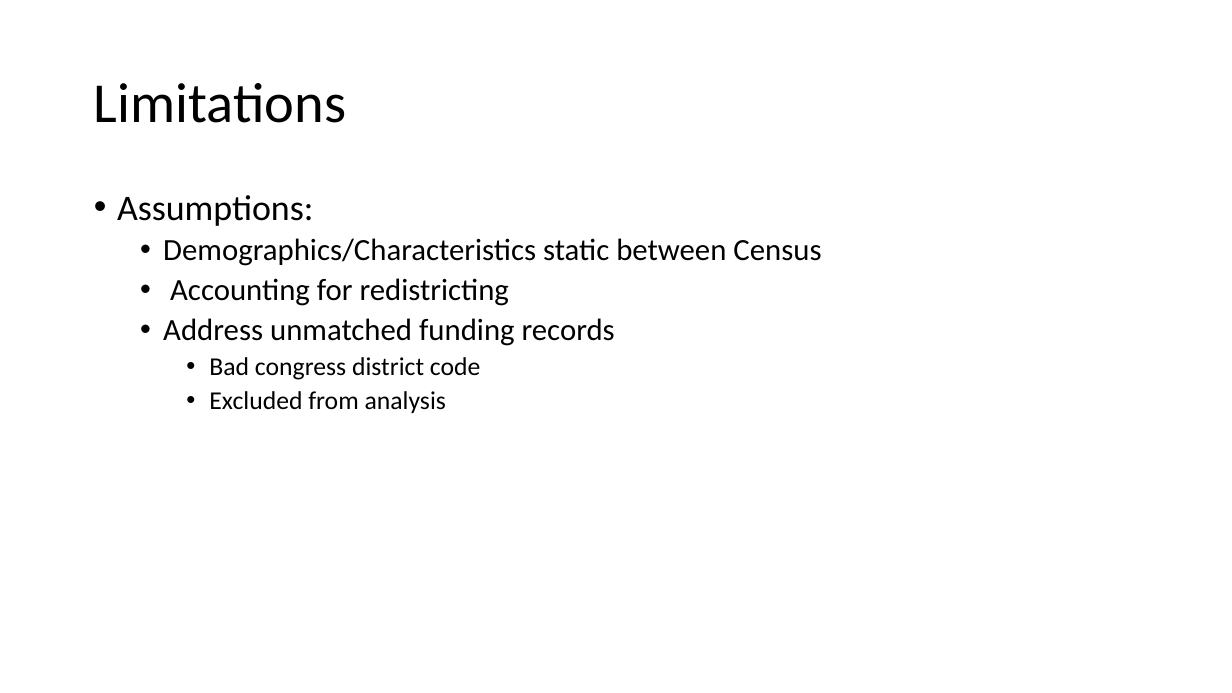
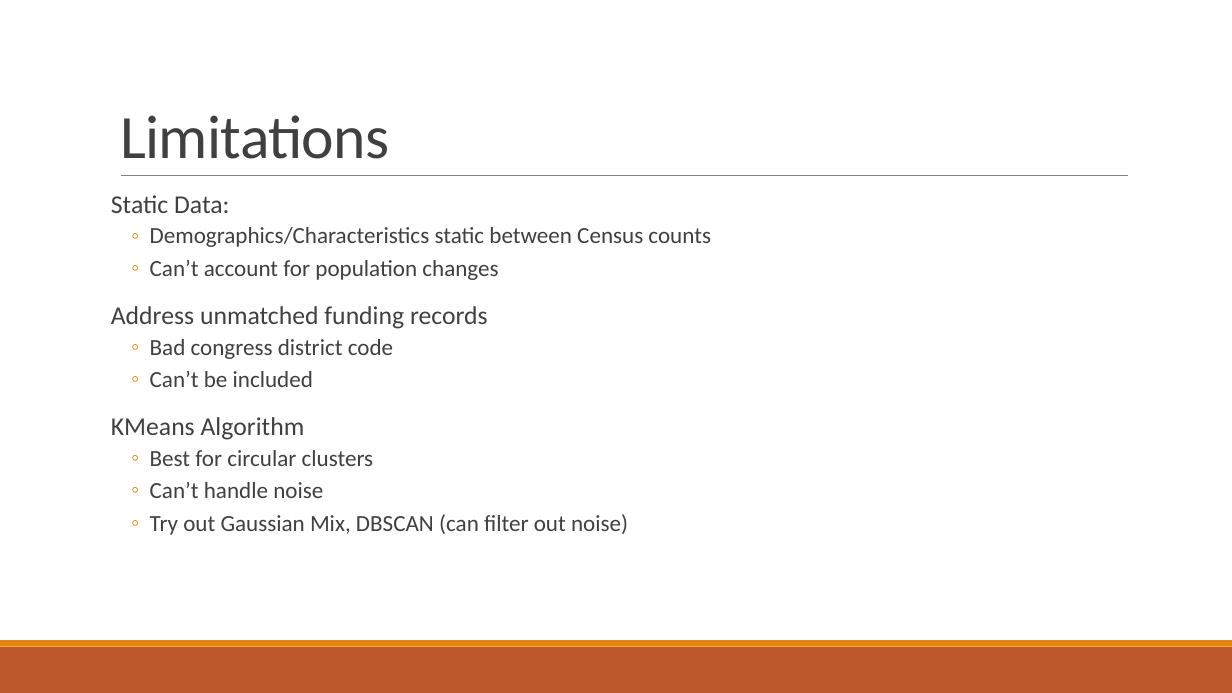
Before and after one commit to lobodemonte/big-data-for-public-policy, a slide deck: slide 13 of final/presentation.pptx. Drawn at 1232x693 pixels with LibreOffice and Linux fonts; fonts in the diff are those of the drawing. Boxes give left, top, right and bottom in pixels: in the first picture for what was removed or moved away, otherwise in the second. Text is boxed around its words. In the diff, an @@ line names an element or a change of style, - is before the commit and + after.

```diff
--- a/final/presentation.pptx
+++ b/final/presentation.pptx
@@ title "Limitations": place and size @@
-title "Limitations" at [94, 83, 346, 123]
+title "Limitations" at [120, 115, 389, 159]
@@ title "Limitations" at [120, 115, 389, 159]: size 44 to 48 pt, text colour #000000 to #404040, letter spacing 0 to -0.5 pt; line spacing 0.9 to 0.85; vertical alignment middle to bottom @@
@@ line added from (121, 176) to (1128, 176), #808080 0.5 pt @@
@@ text at [111, 195, 711, 280]: text changed; size 24 to 18 pt; text colour #000000 to #404040 @@
-• Assumptions:
-  • Demographics/Characteristics static between Census
-  • Accounting for redistricting
+Static Data:
+  ◦ Demographics/Characteristics static between Census counts
+  ◦ Can’t account for population changes
@@ text at [111, 306, 488, 359]: size 24 to 20 pt in "Address unmatched funding records"; text colour #000000 to #404040 in "Address unmatched funding records", "Bad congress district code"; size 20 to 18 pt in "Bad congress district code"; bullet • to none; list level 2 to 1 in "Address unmatched funding records"; bullet • to ◦; list level 3 to 2 in "Bad congress district code" @@
@@ text at [111, 371, 628, 535]: text changed; size 20 to 18 pt; text colour #000000 to #404040 @@
-    • Excluded from analysis
+  ◦ Can’t be included
+KMeans Algorithm
+  ◦ Best for circular clusters
+  ◦ Can’t handle noise
+  ◦ Try out Gaussian Mix, DBSCAN (can filter out noise)
@@ rectangle added at [0, 647, 1232, 693], fill #BD582C @@
@@ rectangle added at [0, 640, 1232, 647], fill #E48312 @@
```
Also in this commit, not shown: 10 other slides changed, 3 slides added, 3 slides removed, 1 other file.
